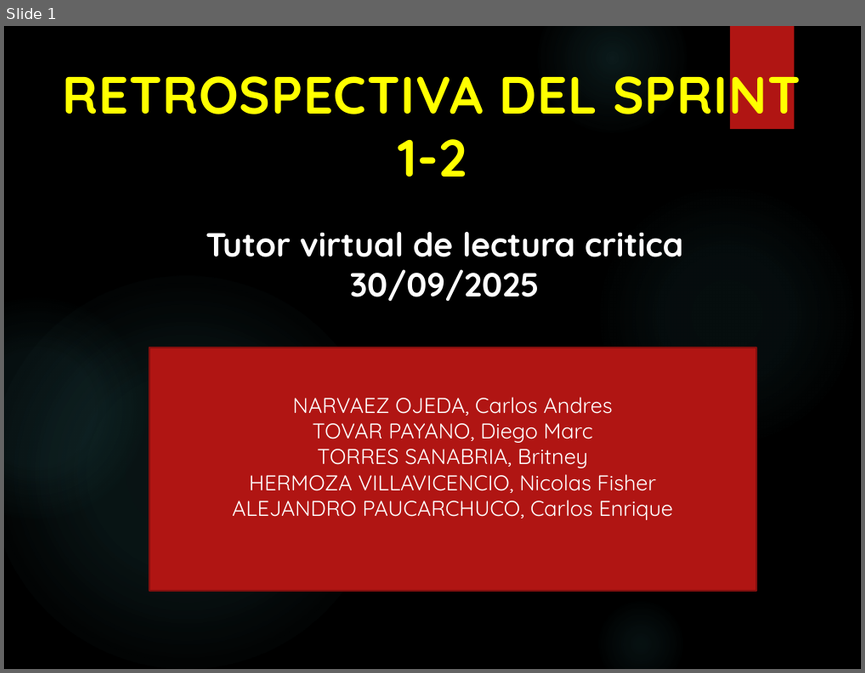
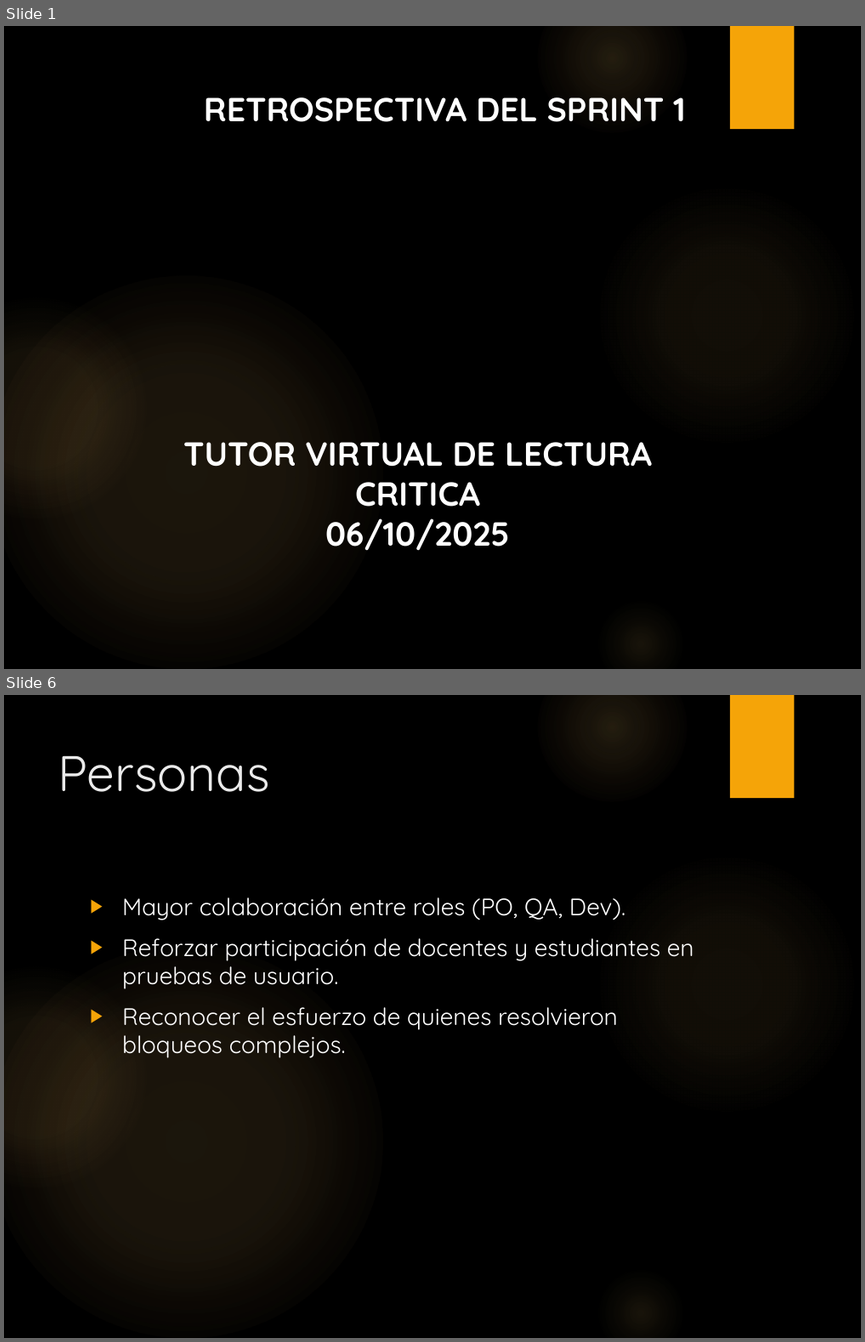
Before and after one commit to BritneyTorres/G2001, a slide deck: Semana 5/20250915_07_Retrospectiva del Sprint.pptx. Shown one above the other, each under a label of ours: slide 1 before the commit, slides 1 and 6 after it; the slides between them are not shown. The pictures are 865x673 and 865x1342 pixels, drawn with LibreOffice and Linux fonts; fonts in the diff are those of the drawing; background and template pictures are left out. Boxes give left, top, right and bottom in pixels: in the first picture for what was removed or moved away, otherwise in the second. Text is boxed around its words. In the diff, an @@ line names an element or a change of style, - is before the commit and + after.

```diff
--- a/Semana 5/20250915_07_Retrospectiva del Sprint.pptx
+++ b/Semana 5/20250915_07_Retrospectiva del Sprint.pptx
@@ slide 6 added at box(4, 695, 861, 1338), background picture (left out); not listed: 6 template elements that a slide beside it also shows @@
@@ title added at box(58, 756, 269, 792), 42 pt, text #EBEBEB @@
+Personas
@@ text added at box(122, 897, 694, 1058), 20 pt, text #FFFFFF @@
+▶ Mayor colaboración entre roles (PO, QA, Dev).
+▶ Reforzar participación de docentes y estudiantes en pruebas de usuario.
+▶ Reconocer el esfuerzo de quienes resolvieron bloqueos complejos.
@@ slide 1 changed as well @@
@@ rectangle at box(730, 26, 794, 129): fill #B01513 to #F5A408 @@
@@ text at box(204, 97, 685, 122): text changed; size 44 to 28 pt; text colour #FFFF00 to #FFFFFF @@
-RETROSPECTIVA DEL SPRINT 1-2
+RETROSPECTIVA DEL SPRINT 1
@@ fill gradient #50B9C1 to gradient #FAC96A in 5 elements at box(595, 182, 858, 447), box(537, 26, 687, 133), box(595, 597, 687, 669), box(4, 276, 382, 669), box(4, 298, 146, 519) @@
@@ rectangle removed at box(148, 347, 756, 590) @@
-NARVAEZ OJEDA, Carlos Andres
-TOVAR PAYANO, Diego Marc
-TORRES SANABRIA, Britney
-HERMOZA VILLAVICENCIO, Nicolas Fisher
-ALEJANDRO PAUCARCHUCO, Carlos Enrique
@@ text at box(183, 442, 652, 550): text changed @@
-Tutor virtual de lectura critica
-30/09/2025
+TUTOR VIRTUAL DE LECTURA CRITICA
+06/10/2025
```
Also in this commit, not shown: 8 other slides added, 4 slides removed, 2 other files.
